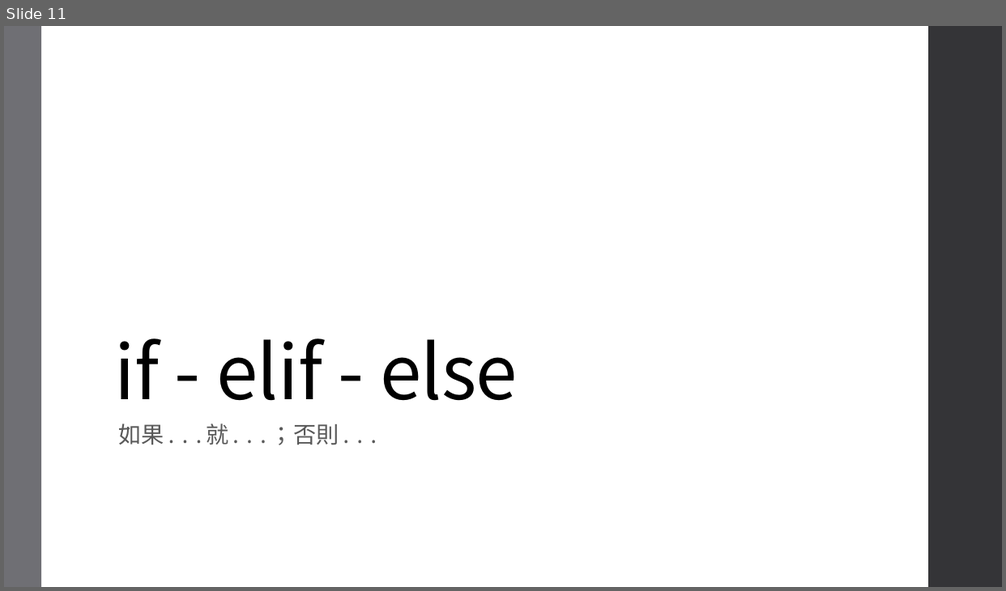
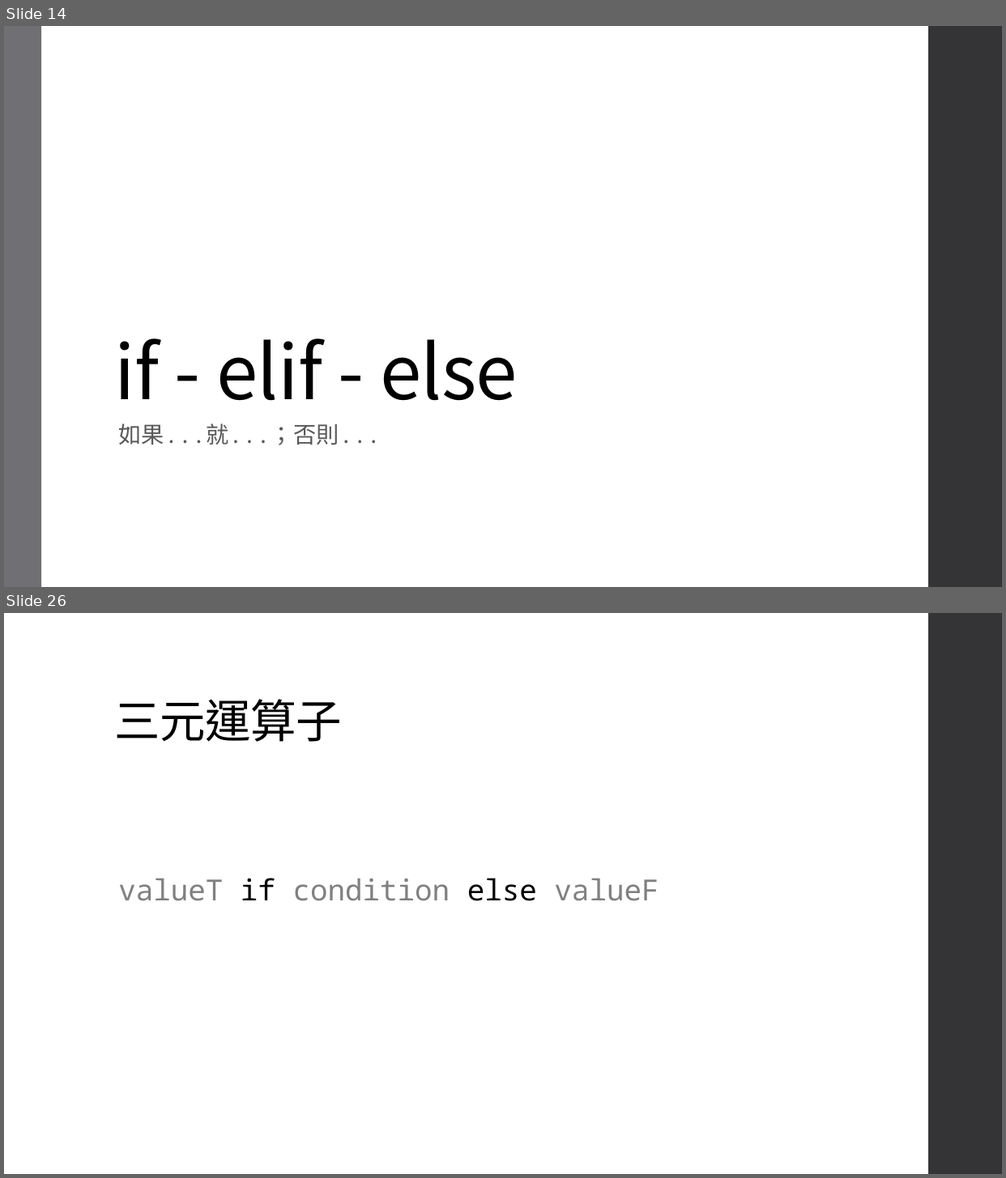
Before and after one commit to an920107/ServiceLearning, a slide deck: Class 3.pptx. Shown one above the other, each under a label of ours: slide 11 before the commit, slides 14 and 26 after it; the slides between them are not shown. The pictures are 1006x591 and 1006x1178 pixels, drawn with LibreOffice and Linux fonts; fonts in the diff are those of the drawing. Boxes give left, top, right and bottom in pixels: in the first picture for what was removed or moved away, otherwise in the second. Text is boxed around its words. In the diff, an @@ line names an element or a change of style, - is before the commit and + after.

```diff
--- a/Class 3.pptx
+++ b/Class 3.pptx
@@ slide 26 added at [4,613,1002,1174], background #FFFFFF; not listed: 1 template element that a slide beside it also shows @@
@@ title added at [115,699,342,742], 44 pt, text #000000 @@
+三元運算子
@@ text added at [118,878,658,901], 28 pt, text #808080 @@
+valueT if condition else valueF
@@ what was slide 11 is now slide 14 @@
```
Also in this commit, not shown: 1 slide changed, 17 other slides added, 1 slide removed.
